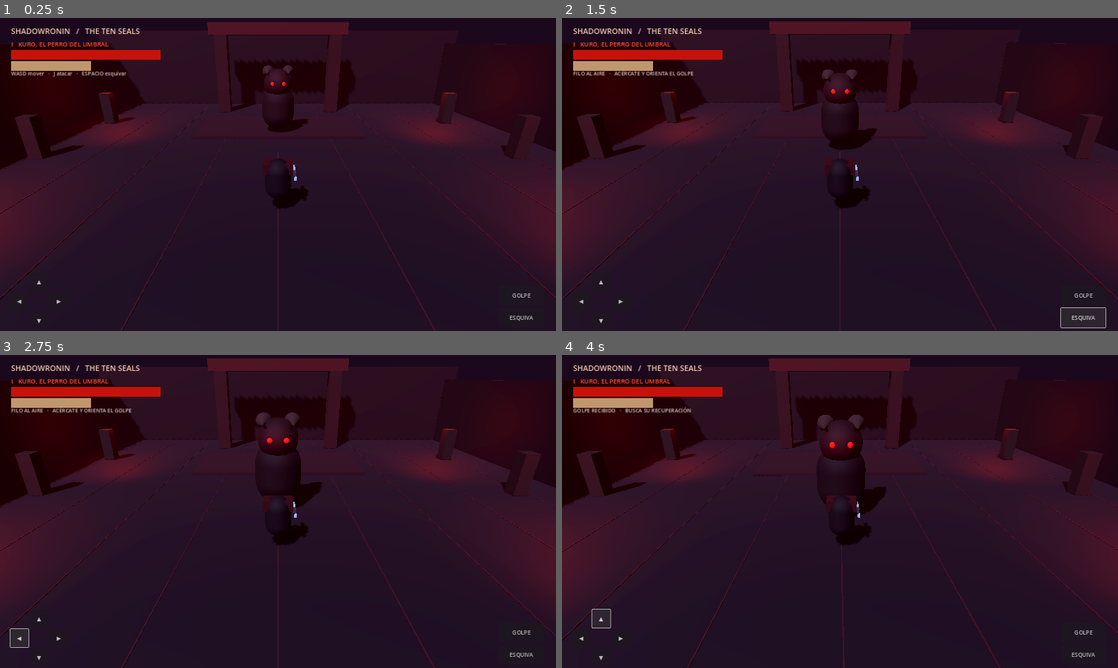
Above: before the commit, frames 1-4 (two rows, left to right).
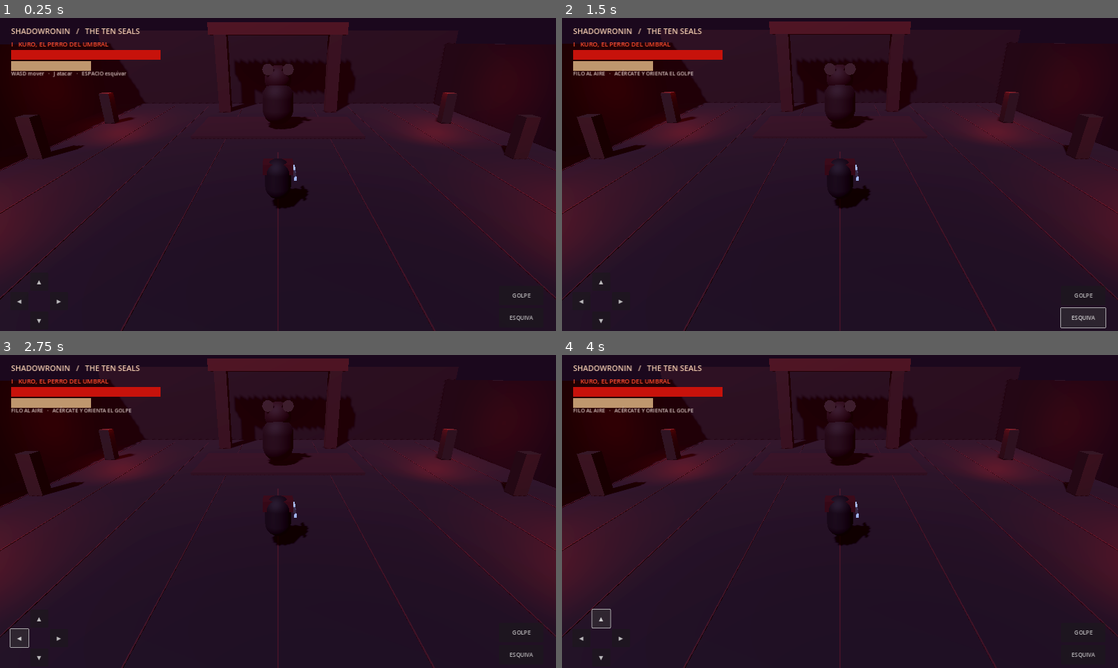
Above: after the commit, the same moments.

Repository: orbitalronin94/ShadowRonin
Game: Godot game, scene res://scenes/main.tscn
The game is run twice, just before and just after one commit, with the same random seed, the same clock (stepped at 60 frames per second) and the same inputs.
Inputs:
- Up to frame 1 (0.25 s): no input
- Up to frame 2 (1.5 s): click "GOLPE" at 0.5 s; click "ESQUIVA" at 1.25 s
- Up to frame 3 (2.75 s): click "◀" at 2 s
- Up to frame 4 (4 s): click "▶" at 2.75 s; click "▲" at 3.5 s

The runs differ from the first frame. In frame 1, 0.2% of the frame differs, in the area x 47-56%, y 14-37%; in frame 2, 0.7%; in frame 3, 1.1%; in frame 4, 3.1%, in the area x 0-100%, y 1-100%.

Commit message:
Gate Kuro encounter until lore intro is dismissed

Diff:
--- a/scripts/demon_boss.gd
+++ b/scripts/demon_boss.gd
@@ -10,6 +10,7 @@
 @export var max_health := 360
 var health := 360
 var player: RoninController
+var active := false
 var state: State = State.APPROACH
 var timer := 0.0
 var cooldown := 1.0
@@ -20,8 +21,11 @@
 	health = max_health
 	health_changed.emit(health, max_health)
 
+func begin_encounter() -> void:
+	active = true
+
 func _physics_process(delta: float) -> void:
-	if state == State.DEAD or not is_instance_valid(player):
+	if not active or state == State.DEAD or not is_instance_valid(player):
 		return
 	timer += delta
 	cooldown = maxf(0.0, cooldown - delta)
